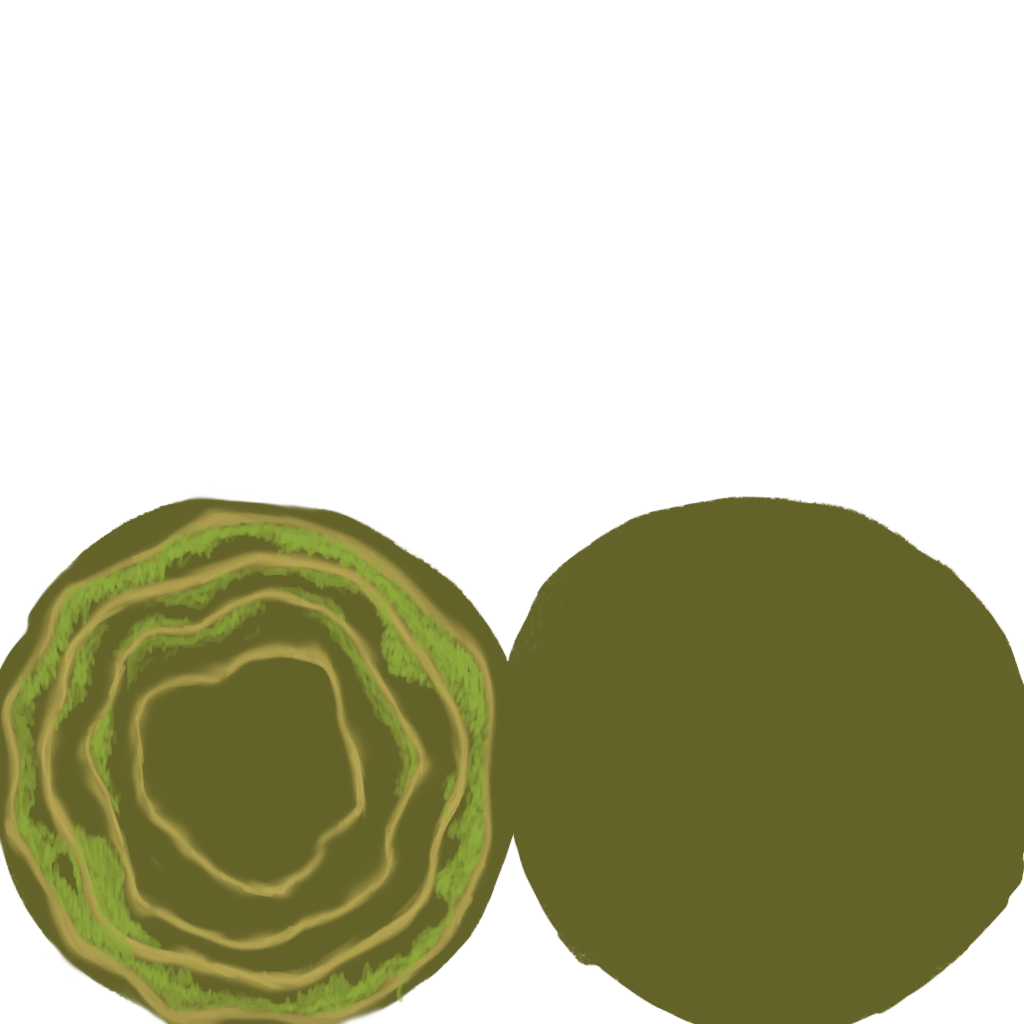
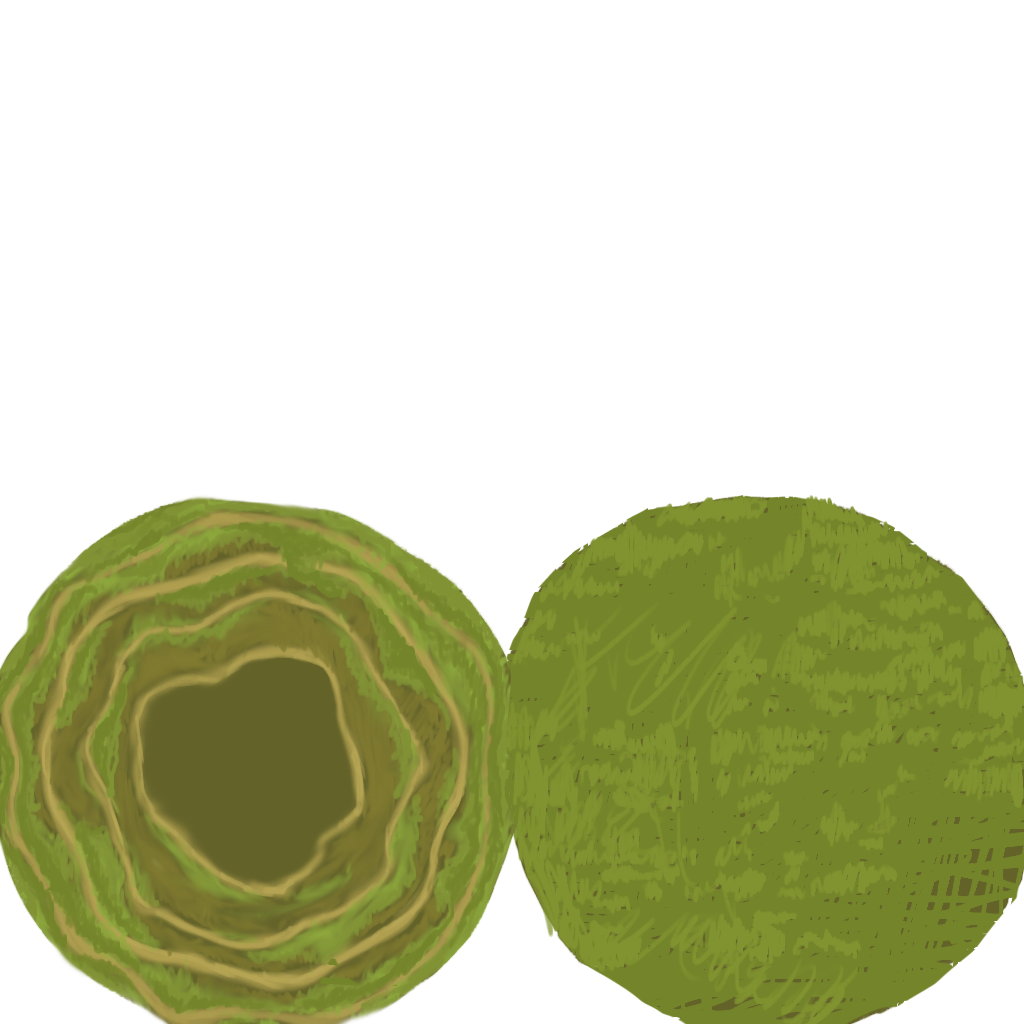
The second 1024px x 1024px image is a revision of the first. Changes to its layers:
added layer "Laag 5" above "Laag 4" over bbox(45, 494, 1024, 1024)
painted on "Laag 4" over bbox(0, 496, 534, 1024)
